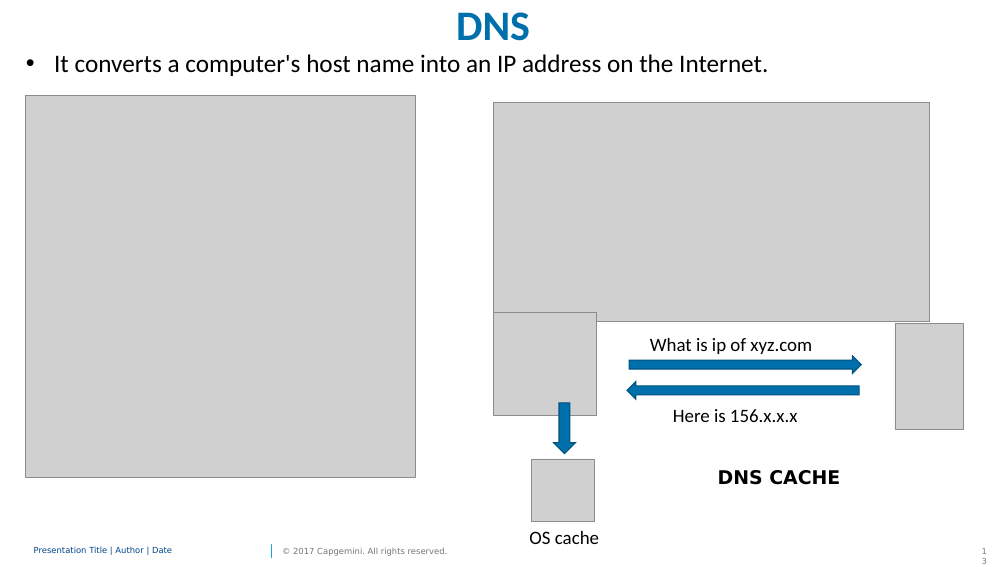
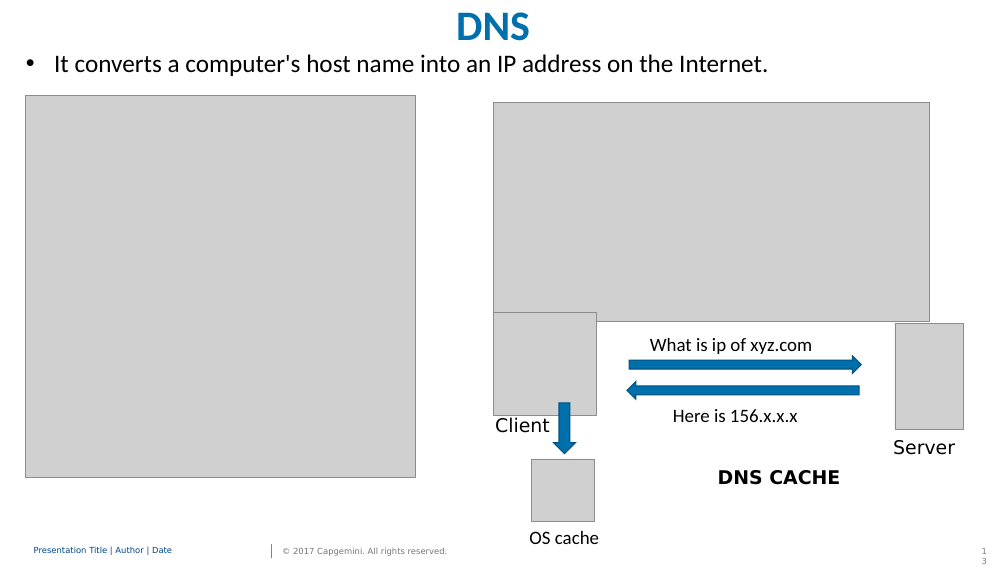
Before and after one commit to PriyalPotnis/m1, a slide deck: slide 13 of M1.pptx. Drawn at 1008x567 pixels with LibreOffice and Linux fonts; fonts in the diff are those of the drawing; grey boxes stand for pictures; background and template pictures are left out. Boxes give left, top, right and bottom in pixels: in the first picture for what was removed or moved away, otherwise in the second. Text is boxed around its words. In the diff, an @@ line names an element or a change of style, - is before the commit and + after.

```diff
--- a/M1.pptx
+++ b/M1.pptx
@@ text added at [495,417,550,433], 18 pt, text #000000 @@
+Client
@@ text added at [893,440,955,455], 18 pt, text #000000 @@
+Server
```
Also in this commit, not shown: 10 other slides changed, 1 slide removed, 1 other file.
